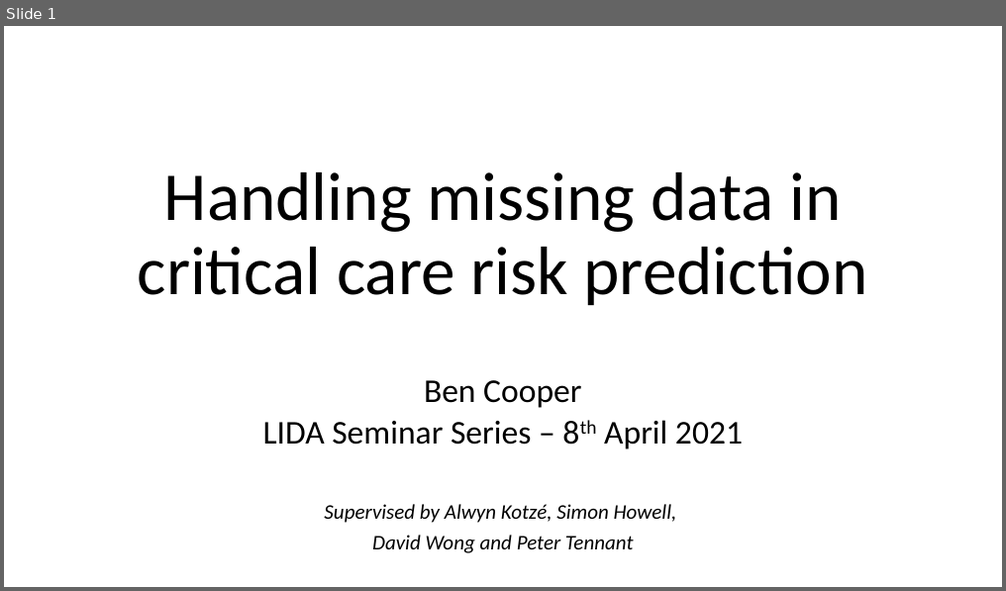
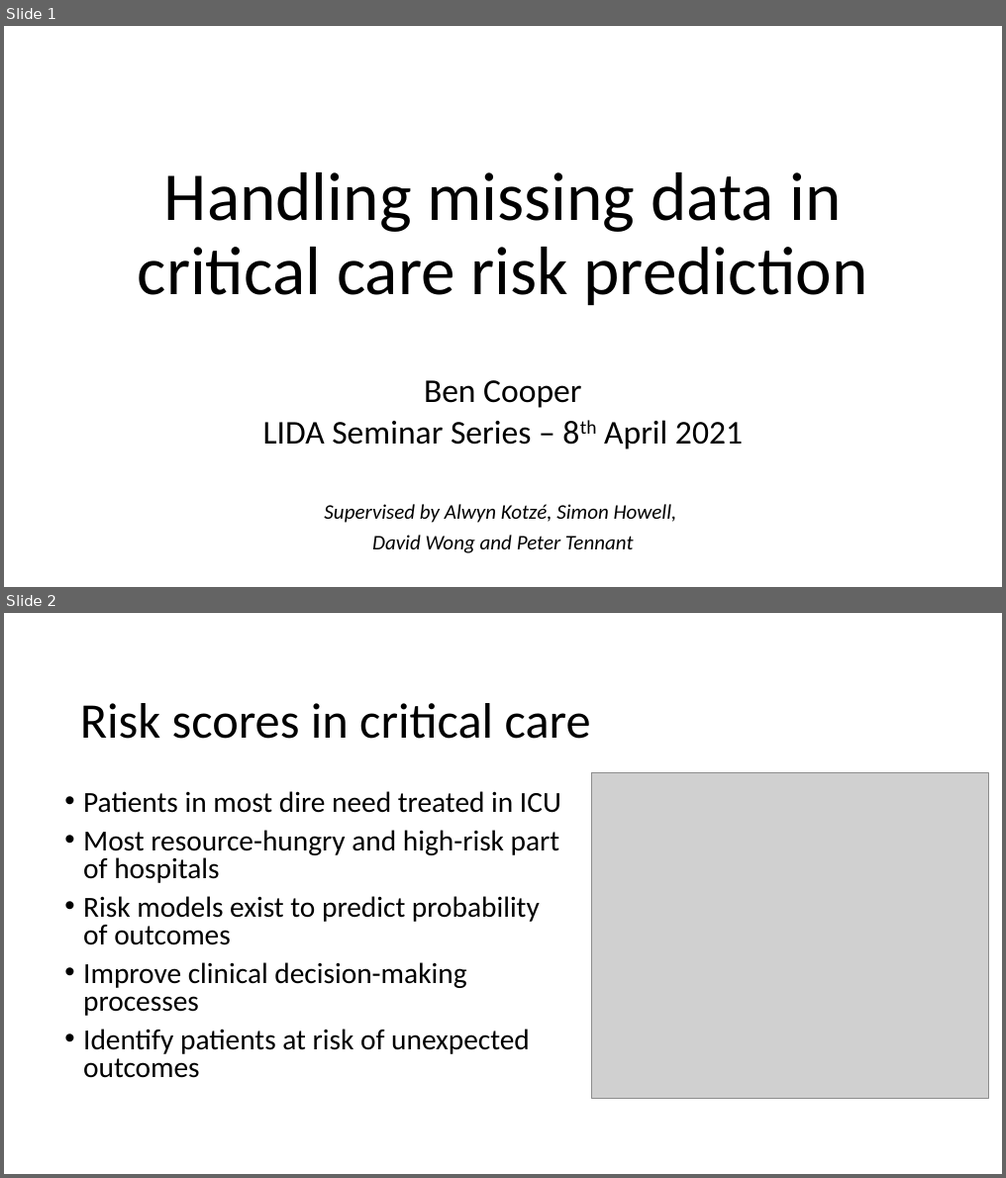
Before and after one commit to btcooper22/MIMIC_ICU, a slide deck: writeup/seminar_2021_04_08.pptx. Shown one above the other, each under a label of ours: slide 1 before the commit, slides 1 and 2 after it. The pictures are 1006x591 and 1006x1178 pixels, drawn with LibreOffice and Linux fonts; fonts in the diff are those of the drawing; grey boxes stand for pictures; background and template pictures are left out. Boxes give left, top, right and bottom in pixels: in the first picture for what was removed or moved away, otherwise in the second. Text is boxed around its words. In the diff, an @@ line names an element or a change of style, - is before the commit and + after.

```diff
--- a/writeup/seminar_2021_04_08.pptx
+++ b/writeup/seminar_2021_04_08.pptx
@@ slide 2 added at (x1=4, y1=613, x2=1002, y2=1174), background picture (left out) @@
@@ title added at (x1=80, y1=703, x2=591, y2=739), 48 pt, text #000000 @@
+Risk scores in critical care
@@ picture added at (x1=592, y1=772, x2=988, y2=1099) @@
@@ text added at (x1=83, y1=791, x2=561, y2=1078), 28 pt, text #000000 @@
+• Patients in most dire need treated in ICU
+• Most resource-hungry and high-risk part of hospitals
+• Risk models exist to predict probability of outcomes
+• Improve clinical decision-making processes
+• Identify patients at risk of unexpected outcomes
```
Also in this commit, not shown: 6 slides changed, 1 other slide added, 2 slides removed, 42 other files.
